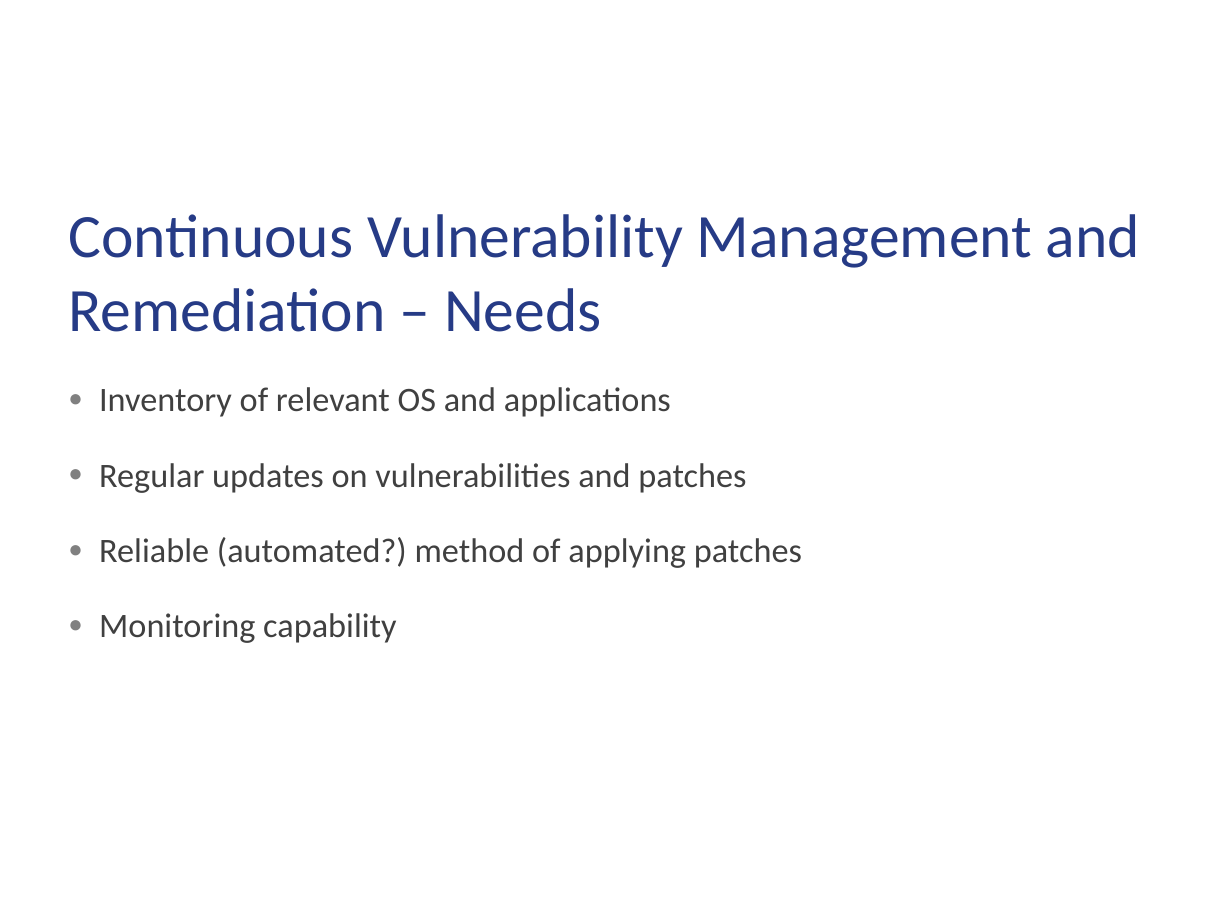
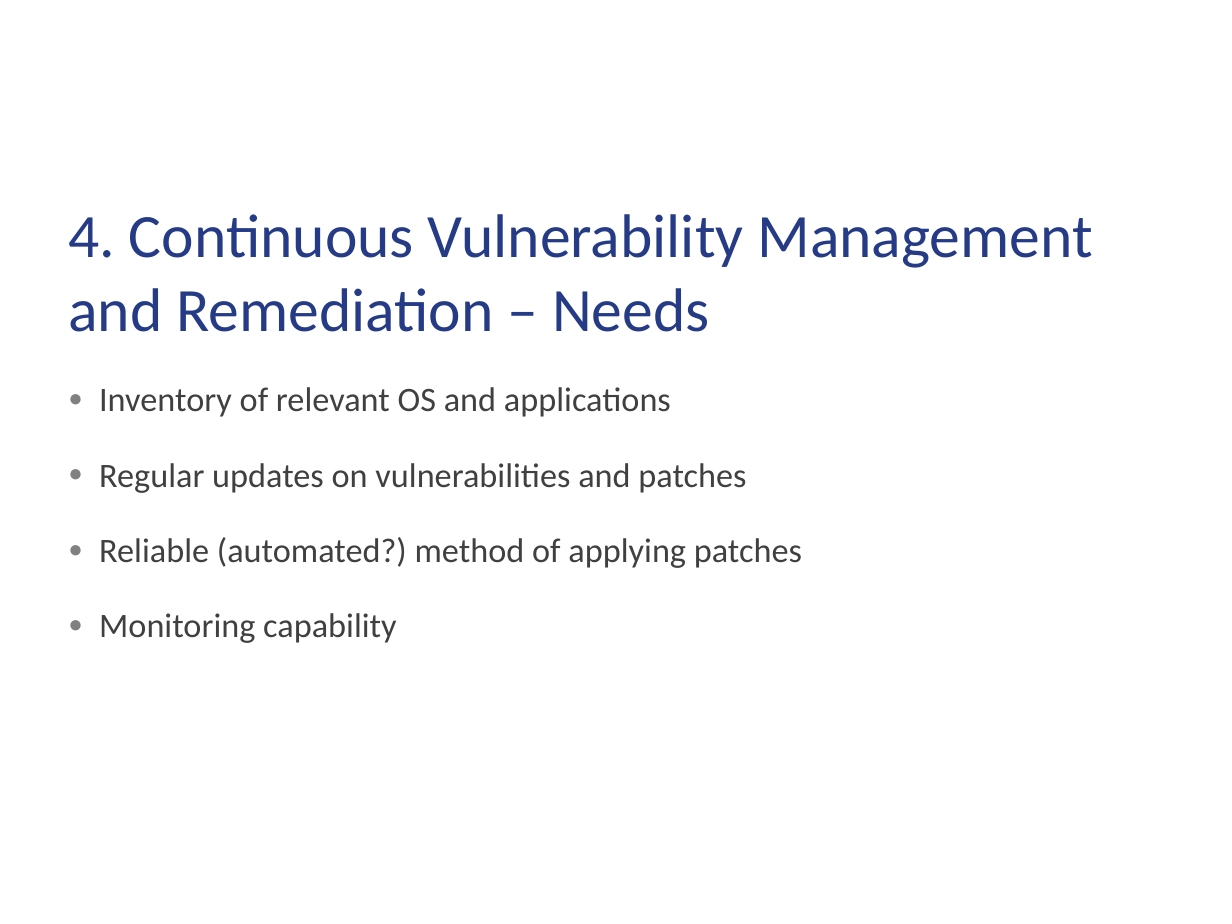
Before and after one commit to RayDavidson/presentations, a slide deck: slide 16 of 2015 Merit Security Summit.pptx (slide 15 before the commit). Drawn at 1232x924 pixels with LibreOffice and Linux fonts; fonts in the diff are those of the drawing; background and template pictures are left out. Boxes give left, top, right and bottom in pixels: in the first picture for what was removed or moved away, otherwise in the second. Text is boxed around its words. In the diff, an @@ line names an element or a change of style, - is before the commit and + after.

```diff
--- a/2015 Merit Security Summit.pptx
+++ b/2015 Merit Security Summit.pptx
@@ title at <box>68,214,1092,332</box>: text changed @@
-Continuous Vulnerability Management and Remediation – Needs
+4. Continuous Vulnerability Management and Remediation – Needs
```
Also in this commit, not shown: 13 other slides changed, 1 slide added.
